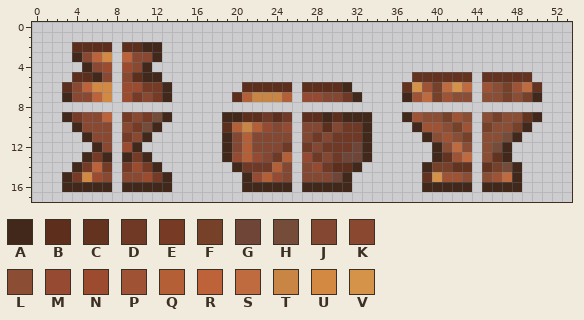
Pixel-art sprite -- Content/Desert/Tiles/BronzePots.png. That is the earlier state.
The file is 108x36 pixels, drawn in blocks of 2x2; one block is one cell here. Colours within 5 levels of each other are drawn and written as one.
Palette (. is transparent): A #42281a  B #5e2e1d  C #64331f  D #703926  E #763a25  F #774029  G #6e4537  H #754b3a  J #834732  K #8a4831  L #8b4e35  M #954a31  N #9d4b2f  P #9f5334  Q #b45f36  R #bd6239  S #bf6b3f  T #c88544  U #d38942  V #d59249
Pixels before, first column x 3:
 2 .BBBB.BBAA......................................
 3 .AKRU.RKKA......................................
 4 ..AKN.NKA.......................................
 5 .BBAK.KBAA.........................CCCCCC.CCCCC.
 6 BKRUU.NNEEA.......BBBBB.BBBBA.....CVPFSVS.PLFPSC
 7 AKKRU.NEKEA......BQTTTQ.MMJJDA....APSFPLL.LLFLFA
 8 ................................................
 9 AEKKR.EKEHA.....AABBDBD.BBABAAA...APLLFPL.LFLLCA
10 .AKKK.KEHA......BQTQMJM.JJBJDDA....APPLFP.FLLFA.
11 ..AKK.EKA.......AJQJJJJ.JDJDDDA.....ALPLF.LLHA..
12 ...AK.NA........AJQJJJD.DJDDDGA......ALSL.LHA...
13 ..AEA.AEA.......AMQMJDQ.MDJDGGA......ACPS.LCA...
14 .AERE.ENEA.......ADDDQJ.JMDBBA......AFFCC.CFHA..
15 AEUNK.KKNEA.......AMQMJ.JJJGA.......CVPPL.LPSA..
16 AAAAA.AAAAA.......AAAAA.AAAAA.......AAAAA.AAAA..
New version:
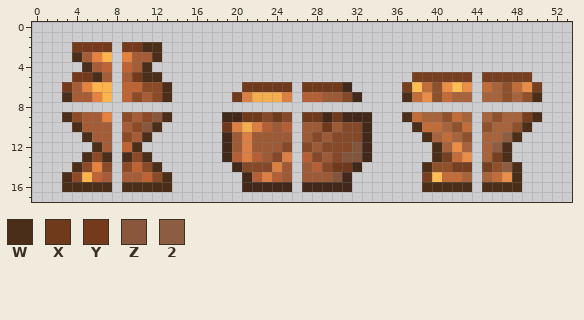
Colours new in this view: W #4b2e19  X #6f391c  Y #75391b  Z #8a573d  2 #8c5d41
Message: Update pot gen
The edit:
{"colour":"C","old":"#64331f","new":"#763f1f"}
{"colour":"D","old":"#703926","new":"#854828"}
{"colour":"E","old":"#763a25","new":"#8d4a27"}
{"colour":"F","old":"#774029","new":"#8e512c"}
{"colour":"G","old":"#6e4537","new":"#83553d"}
{"colour":"J","old":"#834732","new":"#9d5a37"}
{"colour":"K","old":"#8a4831","new":"#a65c36"}
{"colour":"L","old":"#8b4e35","new":"#a7633b"}
{"colour":"M","old":"#954a31","new":"#b45f36"}
{"colour":"N","old":"#9d4b2f","new":"#be6333"}
{"colour":"P","old":"#9f5334","new":"#c16c39"}
{"colour":"Q","old":"#b45f36","new":"#db7f42"}
{"colour":"R","old":"#bd6239","new":"#e68240"}
{"colour":"S","old":"#bf6b3f","new":"#e98d47"}
{"colour":"T","old":"#c88544","new":"#f4ae4e"}
{"colour":"U","old":"#d38942","new":"#ffb44b"}
{"colour":"V","old":"#d59249","new":"#ffbe54"}
{"y":2,"x":4,"old":"BBBB","new":"YYYY"}
{"y":2,"x":9,"old":"BBAA","new":"YYWW"}
{"y":3,"x":4,"old":"A","new":"W"}
{"y":3,"x":12,"old":"A","new":"W"}
{"y":4,"x":5,"old":"A","new":"W"}
{"y":4,"x":11,"old":"A","new":"W"}
{"y":5,"x":4,"old":"BBA","new":"YYW"}
{"y":5,"x":10,"old":"BAA","new":"YWW"}
{"y":6,"x":3,"old":"B","new":"Y"}
{"y":6,"x":13,"old":"A","new":"W"}
{"y":6,"x":21,"old":"BBBBB","new":"XXXXX"}
{"y":6,"x":27,"old":"BBBB","new":"XXXX"}
{"y":7,"x":3,"old":"A","new":"W"}
{"y":7,"x":13,"old":"A","new":"W"}
{"y":7,"x":20,"old":"B","new":"X"}
{"y":7,"x":37,"old":"A","new":"W"}
{"y":7,"x":50,"old":"A","new":"W"}
{"y":9,"x":3,"old":"A","new":"W"}
{"y":9,"x":12,"old":"HA","new":"ZW"}
{"y":9,"x":21,"old":"BB","new":"XX"}
{"y":9,"x":24,"old":"B","new":"X"}
{"y":9,"x":27,"old":"BB","new":"XX"}
{"y":9,"x":30,"old":"B","new":"X"}
{"y":9,"x":37,"old":"A","new":"W"}
{"y":9,"x":50,"old":"A","new":"W"}
{"y":10,"x":4,"old":"A","new":"W"}
{"y":10,"x":11,"old":"HA","new":"ZW"}
{"y":10,"x":19,"old":"B","new":"X"}
{"y":10,"x":29,"old":"B","new":"X"}
{"y":10,"x":38,"old":"A","new":"W"}
{"y":10,"x":49,"old":"A","new":"W"}
{"y":11,"x":5,"old":"A","new":"W"}
{"y":11,"x":11,"old":"A","new":"W"}
{"y":11,"x":39,"old":"A","new":"W"}
{"y":11,"x":47,"old":"HA","new":"2W"}
{"y":12,"x":6,"old":"A","new":"W"}
{"y":12,"x":10,"old":"A","new":"W"}
{"y":12,"x":40,"old":"A","new":"W"}
{"y":12,"x":46,"old":"HA","new":"2W"}
{"y":13,"x":5,"old":"A","new":"W"}
{"y":13,"x":7,"old":"A","new":"W"}
{"y":13,"x":9,"old":"A","new":"W"}
{"y":13,"x":11,"old":"A","new":"W"}
{"y":13,"x":40,"old":"A","new":"W"}
{"y":13,"x":47,"old":"A","new":"W"}
{"y":14,"x":4,"old":"A","new":"W"}
{"y":14,"x":12,"old":"A","new":"W"}
{"y":14,"x":30,"old":"BB","new":"XX"}
{"y":14,"x":39,"old":"A","new":"W"}
{"y":14,"x":47,"old":"HA","new":"2W"}
{"y":15,"x":3,"old":"A","new":"W"}
{"y":15,"x":13,"old":"A","new":"W"}
{"y":15,"x":48,"old":"A","new":"W"}
{"y":16,"x":3,"old":"AAAAA","new":"WWWWW"}
{"y":16,"x":9,"old":"AAAAA","new":"WWWWW"}
{"y":16,"x":39,"old":"AAAAA","new":"WWWWW"}
{"y":16,"x":45,"old":"AAAA","new":"WWWW"}
{"label":"changed","picture_box":[62,42,172,192]}
{"label":"changed","picture_box":[402,72,542,192]}
{"label":"changed","picture_box":[222,82,362,182]}
